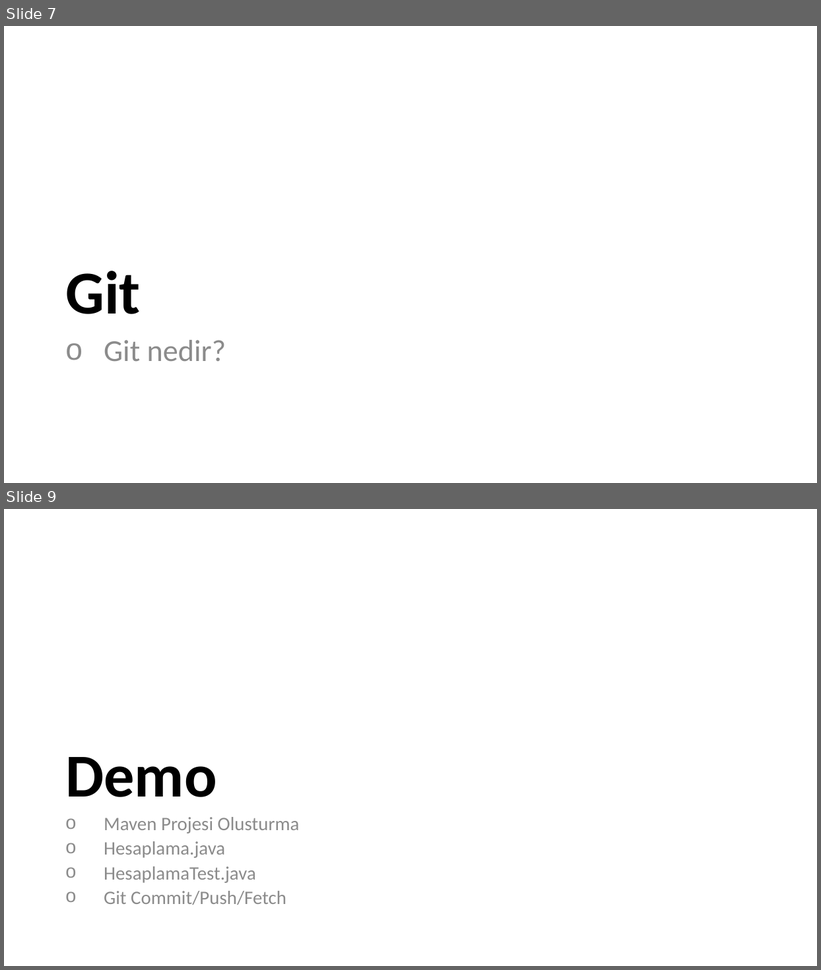
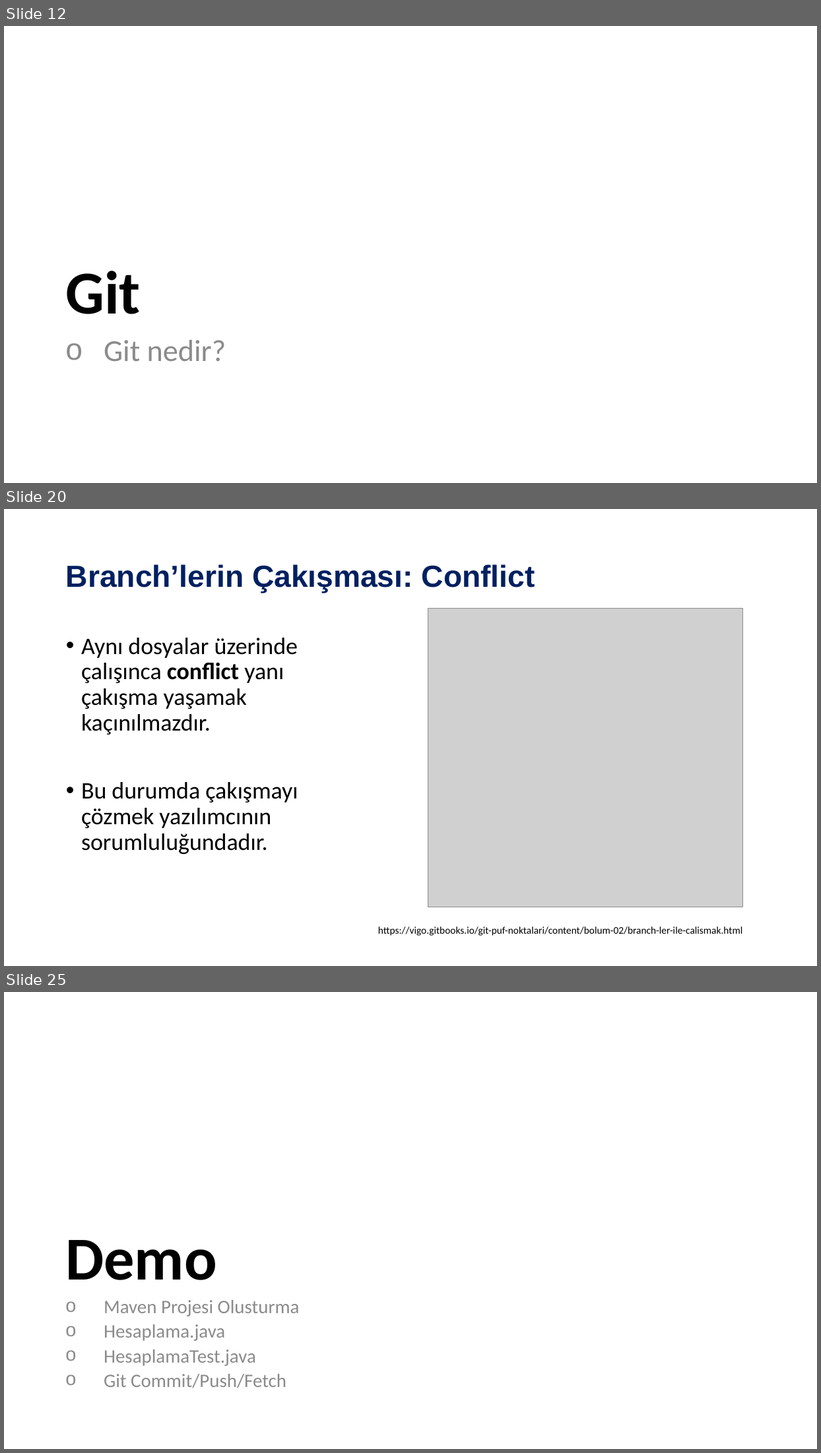
Before and after one commit to ozkansari/MyCourses, a slide deck: SoftwareDevEnvAndTools_2017Autumn/_docs/4_Ders_Sunum.pptx. Shown one above the other, each under a label of ours: slides 7 and 9 before the commit, slides 12, 20 and 25 after it; the slides between them are not shown. The pictures are 821x970 and 821x1453 pixels, drawn with LibreOffice and Linux fonts; fonts in the diff are those of the drawing; grey boxes stand for pictures. Boxes give left, top, right and bottom in pixels: in the first picture for what was removed or moved away, otherwise in the second. Text is boxed around its words. In the diff, an @@ line names an element or a change of style, - is before the commit and + after.

```diff
--- a/SoftwareDevEnvAndTools_2017Autumn/_docs/4_Ders_Sunum.pptx
+++ b/SoftwareDevEnvAndTools_2017Autumn/_docs/4_Ders_Sunum.pptx
@@ slide 20 added at (x1=4, y1=509, x2=817, y2=966), background #FFFFFF @@
@@ title added at (x1=66, y1=564, x2=535, y2=593), 36 pt, text #002060, bold @@
+Branch’lerin Çakışması: Conflict
@@ picture added at (x1=428, y1=609, x2=743, y2=908) @@
@@ text added at (x1=81, y1=638, x2=298, y2=854), 28 pt, text #000000 @@
+• Aynı dosyalar üzerinde çalışınca conflict yanı çakışma yaşamak kaçınılmazdır.
+• Bu durumda çakışmayı çözmek yazılımcının sorumluluğundadır.
@@ text added at (x1=378, y1=927, x2=743, y2=936), 12 pt, text #000000 @@
+https://vigo.gitbooks.io/git-puf-noktalari/content/bolum-02/branch-ler-ile-calismak.html
@@ what was slide 7 is now slide 12 @@
@@ what was slide 9 is now slide 25 @@
```
Also in this commit, not shown: 4 slides changed, 15 other slides added, 3 other files.
